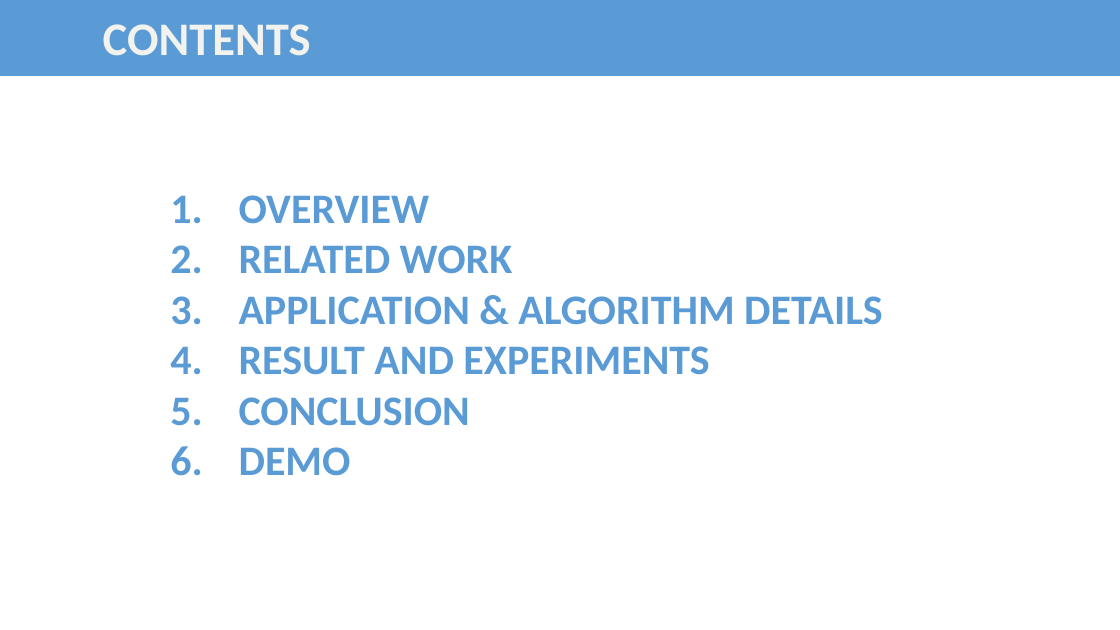
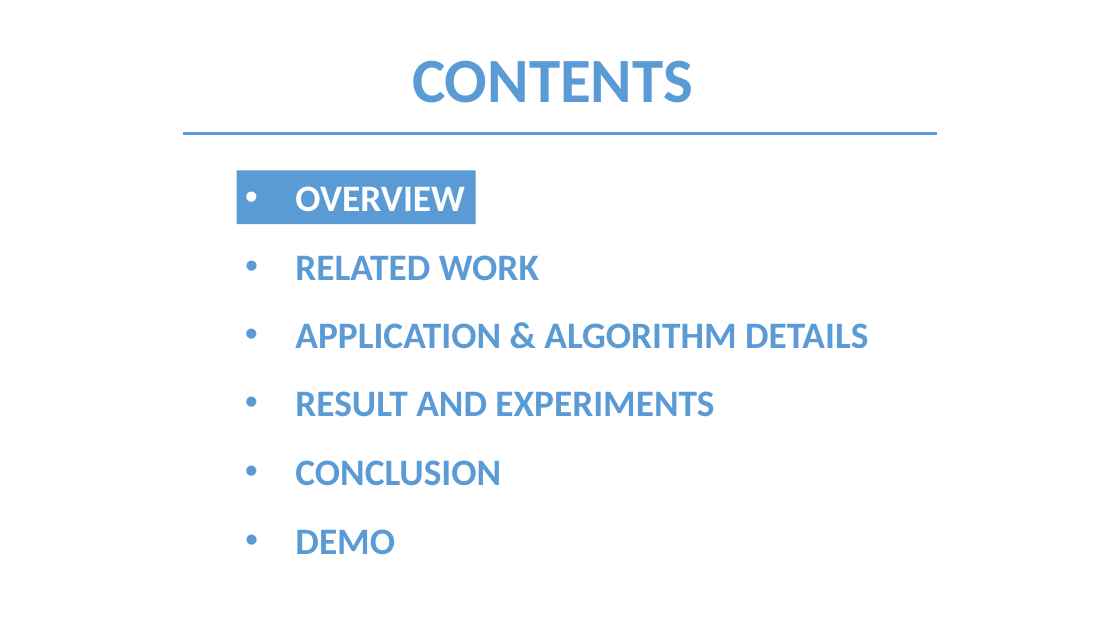
Before and after one commit to bee-lullaby/FinalProject, a slide deck: slide 3 of Documents/FUTimetabling_Presentation_Ver3.pptx. Drawn at 1120x630 pixels with LibreOffice and Linux fonts; fonts in the diff are those of the drawing. Boxes give left, top, right and bottom in pixels: in the first picture for what was removed or moved away, otherwise in the second. Text is boxed around its words. In the diff, an @@ line names an element or a change of style, - is before the commit and + after.

```diff
--- a/Documents/FUTimetabling_Presentation_Ver3.pptx
+++ b/Documents/FUTimetabling_Presentation_Ver3.pptx
@@ text "CONTENTS" moved from (x1=0, y1=0, x2=1120, y2=115) to (x1=412, y1=60, x2=693, y2=103) @@
@@ text "CONTENTS" at (x1=412, y1=60, x2=693, y2=103): size 40 to 54 pt, text colour #F2F2EF to #5B9BD5; vertical alignment middle to top; fill #5B9BD5 to none @@
@@ line added from (182, 134) to (938, 134), #5B9BD5 2.25 pt @@
@@ text at (x1=239, y1=195, x2=512, y2=274): paragraphs removed @@
-1. OVERVIEW
-2. RELATED WORK
@@ text "APPLICATION & ALGORITHM DETAILS" moved from (x1=239, y1=195, x2=883, y2=476) to (x1=295, y1=323, x2=868, y2=348) @@
@@ text "APPLICATION & ALGORITHM DETAILS" at (x1=295, y1=323, x2=868, y2=348): size 36 to 32 pt; bullet 1. to • @@
@@ text at (x1=239, y1=346, x2=709, y2=476): paragraphs removed @@
-4. RESULT AND EXPERIMENTS
-5. CONCLUSION
-6. DEMO
@@ group added at (x1=237, y1=171, x2=714, y2=554): 4 texts, 1 rectangle @@
+• OVERVIEW
+• RELATED WORK
+• RESULT AND EXPERIMENTS
+• CONCLUSION
+• DEMO
```
Also in this commit, not shown: 4 other slides changed, 4 slides added, 5 slides removed.
